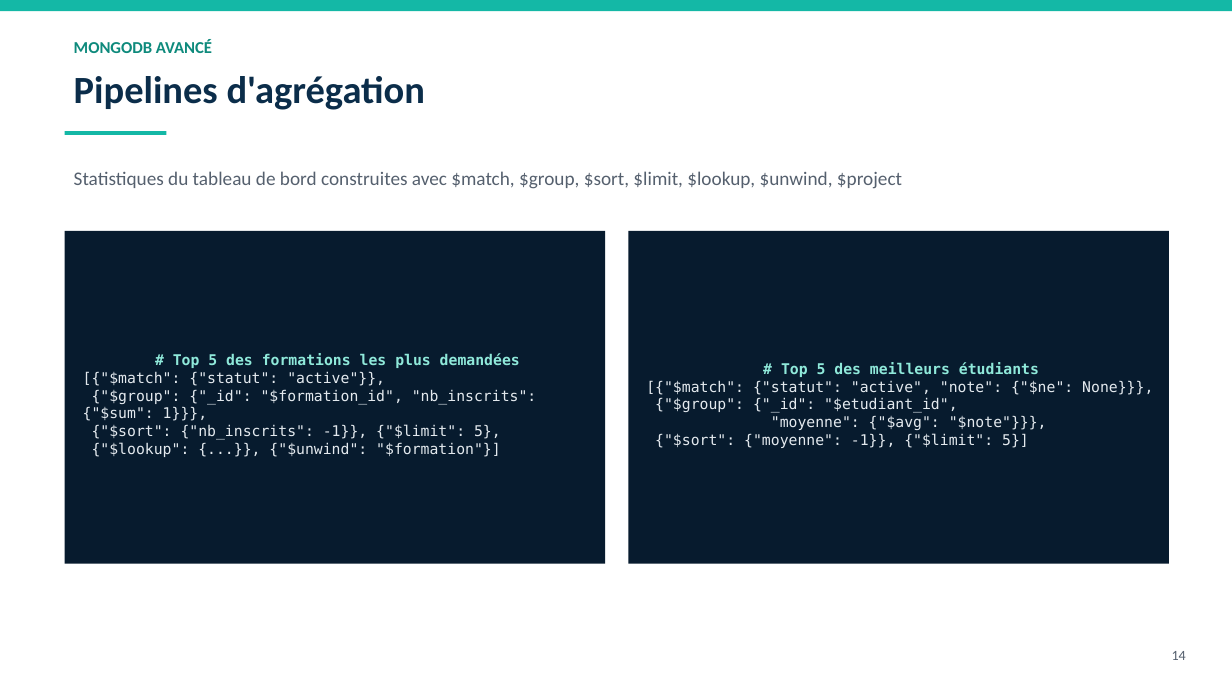
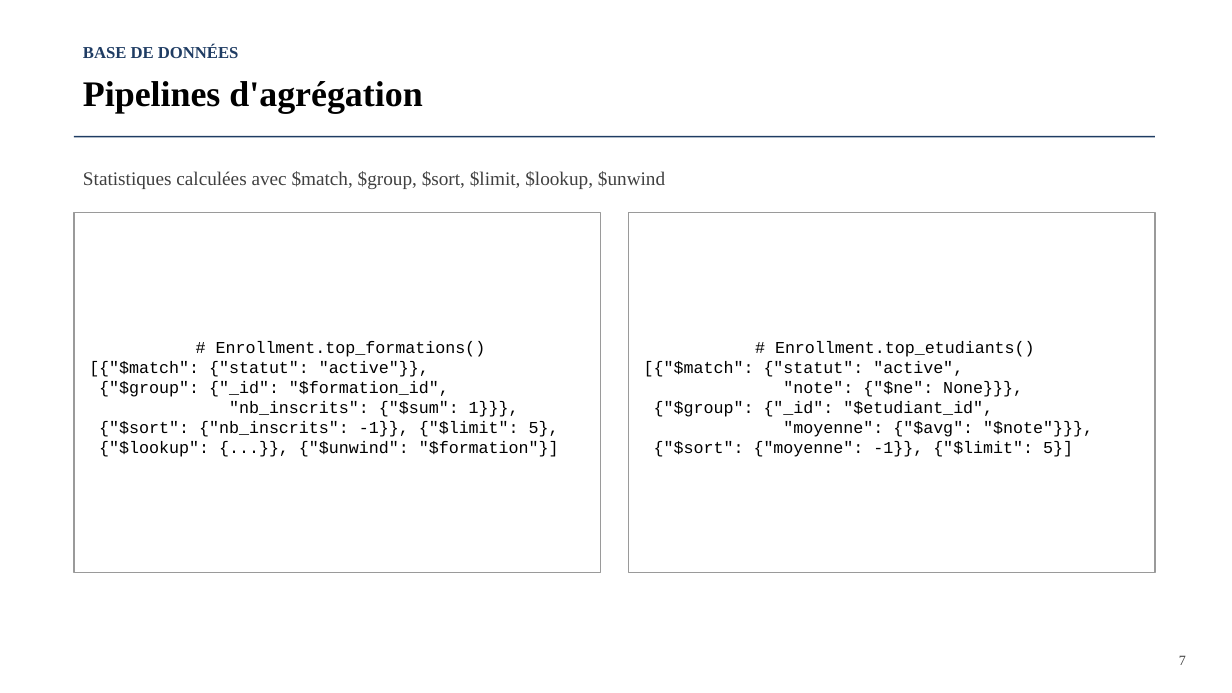
Before and after one commit to ASapAbro/E-Educ, a slide deck: slide 8 of complet/report/Presentation_Projet_Gestion_Formations.pptx (slide 14 before the commit). Drawn at 1232x693 pixels with LibreOffice and Linux fonts; fonts in the diff are those of the drawing. Boxes give left, top, right and bottom in pixels: in the first picture for what was removed or moved away, otherwise in the second. Text is boxed around its words. In the diff, an @@ line names an element or a change of style, - is before the commit and + after.

Commit message:
Refonte de la présentation : template simple (Times New Roman), format court centré sur la BDD
Remplace le design coloré à 24 slides par un template sobre en Times New
Roman (13 slides). Le contenu se concentre sur l'essentiel du projet en
appuyant sur la partie base de données : modélisation MongoDB, choix
références vs embedding, fonctions/méthodes réelles de la couche modèle
(app/models/), pipelines d'agrégation, index et performances.

```diff
--- a/complet/report/Presentation_Projet_Gestion_Formations.pptx
+++ b/complet/report/Presentation_Projet_Gestion_Formations.pptx
@@ rectangle removed at <box>0,0,1232,11</box> @@
@@ text removed at <box>74,40,212,53</box> @@
-MONGODB AVANCÉ
@@ text added at <box>83,44,239,58</box>, 13 pt, text #1F3C63, bold @@
+BASE DE DONNÉES
@@ text "Pipelines d'agrégation": place and size @@
-text "Pipelines d'agrégation" at <box>74,76,426,110</box>
+text "Pipelines d'agrégation" at <box>83,81,422,114</box>
@@ text "Pipelines d'agrégation" at <box>83,81,422,114</box>: size 30 to 28 pt, font Calibri to Times New Roman, text colour #0B2D4A to #000000 @@
@@ rectangle removed at <box>65,131,166,135</box> @@
@@ rectangle added at <box>74,136,1155,138</box>, fill #1F3C63 @@
@@ text at <box>83,171,665,189</box>: text changed; font Calibri to Times New Roman; text colour #55606E to #404040 @@
-Statistiques du tableau de bord construites avec $match, $group, $sort, $limit, $lookup, $unwind, $project
+Statistiques calculées avec $match, $group, $sort, $limit, $lookup, $unwind
@@ rectangle "# Enrollment.top_formations()": place and size @@
-rectangle "# Enrollment.top_formations()" at <box>65,231,605,564</box>
+rectangle "# Enrollment.top_formations()" at <box>74,213,601,573</box>
@@ rectangle "# Enrollment.top_formations()" at <box>74,213,601,573</box>: fill #071B2E to #FFFFFF; outline none to #9A9A9A 1 pt @@
@@ rectangle "# Enrollment.top_etudiants()" at <box>628,213,1155,573</box>: fill #071B2E to #FFFFFF; outline none to #9A9A9A 1 pt @@
@@ rectangle "# Enrollment.top_etudiants()": place and size @@
-rectangle "# Enrollment.top_etudiants()" at <box>628,231,1169,564</box>
+rectangle "# Enrollment.top_etudiants()" at <box>628,213,1155,573</box>
@@ text in rectangle at <box>216,341,486,357</box>: text changed; size 11.5 to 13 pt; font DejaVu Sans Mono to Courier New; text colour #8FE9DA to #000000; bold off @@
-# Top 5 des formations les plus demandées
+# Enrollment.top_formations()
@@ text in rectangle at <box>644,341,1035,397</box>: text changed; size 11.5 to 13 pt; font DejaVu Sans Mono to Courier New; text colour #E3E9EE to #000000 @@
-# Top 5 des meilleurs étudiants
-[{"$match": {"statut": "active", "note": {"$ne": None}}},
+# Enrollment.top_etudiants()
+[{"$match": {"statut": "active",
+"note": {"$ne": None}}},
@@ text in rectangle at <box>89,361,559,457</box>: size 11.5 to 13 pt, font DejaVu Sans Mono to Courier New, text colour #E3E9EE to #000000 in "[{"$match": {"statut": "active"}},", "{"$sort": {"nb_inscrits": -1}}, {"$limit": 5},", "{"$lookup": {...}}, {"$unwind": "$formation"}]" @@
@@ text in rectangle at <box>99,381,519,417</box>: text changed; size 11.5 to 13 pt; font DejaVu Sans Mono to Courier New; text colour #E3E9EE to #000000 @@
-{"$group": {"_id": "$formation_id", "nb_inscrits": {"$sum": 1}}},
+{"$group": {"_id": "$formation_id",
+"nb_inscrits": {"$sum": 1}}},
@@ text in rectangle at <box>654,401,1093,457</box>: size 11.5 to 13 pt, font DejaVu Sans Mono to Courier New, text colour #E3E9EE to #000000 in "{"$group": {"_id": "$etudiant_id",", ""moyenne": {"$avg": "$note"}}},", "{"$sort": {"moyenne": -1}}, {"$limit": 5}]" @@
@@ text removed at <box>1172,651,1186,660</box> @@
-14
@@ text added at <box>1179,655,1186,665</box>, 11 pt, text #404040 @@
+7
```
Also in this commit, not shown: 8 other slides changed, 4 slides added, 15 slides removed.
